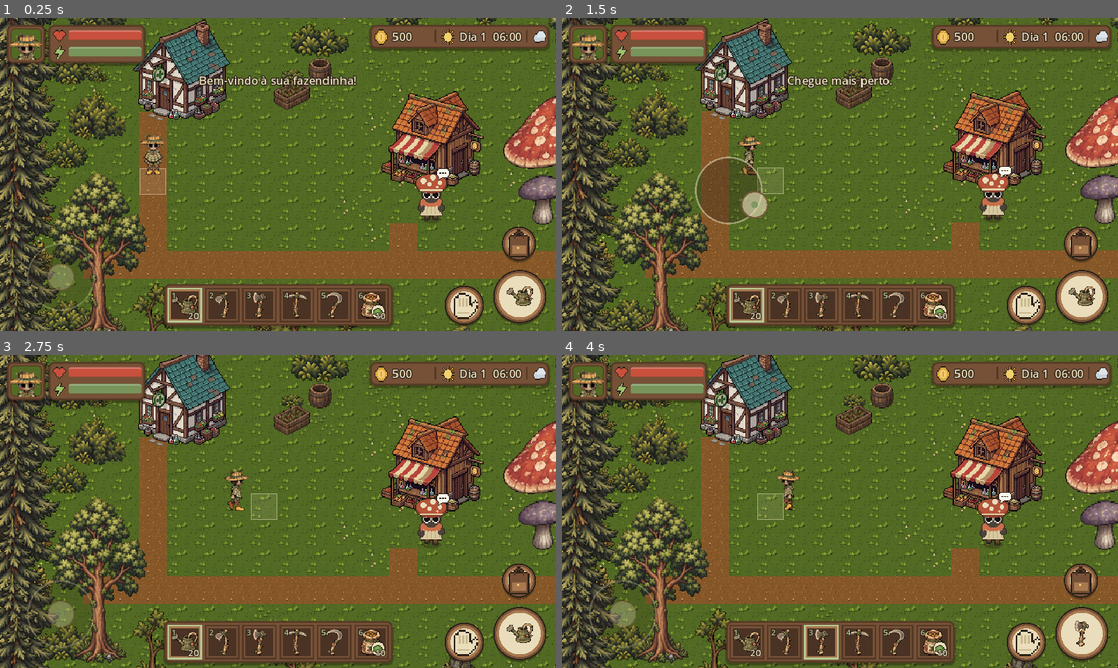
Above: before the commit, frames 1-4 (two rows, left to right).
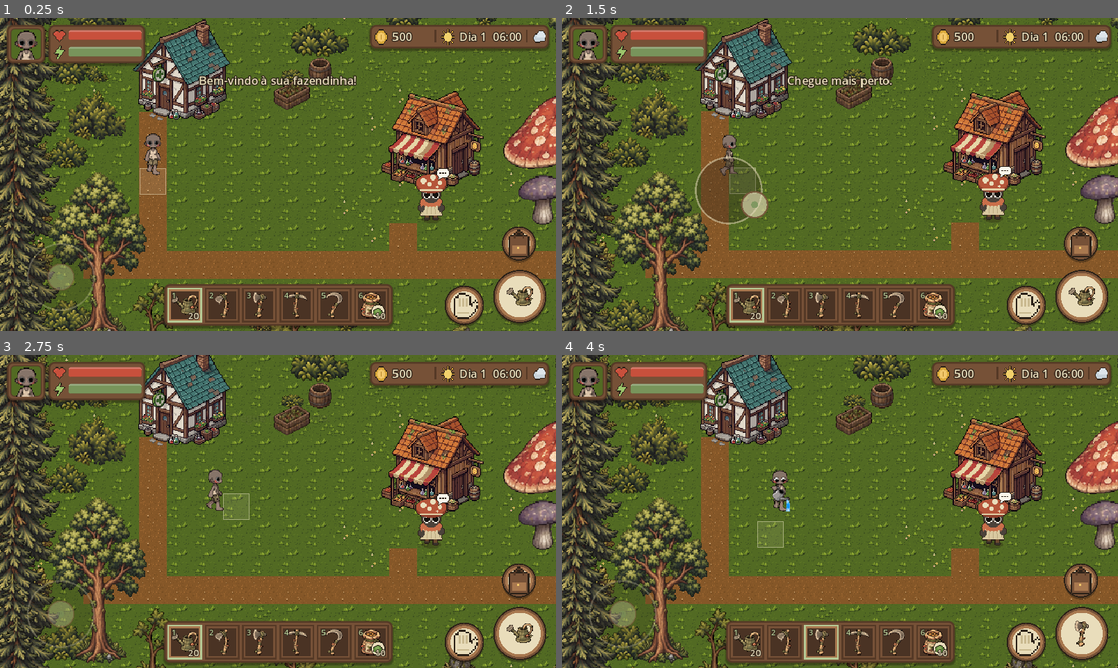
Above: after the commit, the same moments.

Repository: kyoubuerickfreitas-ux/fazendinha-fantastica
Game: Godot game, scene res://scenes/main.tscn
Same seed, same stepped clock (60 frames per second), same inputs: the game is played once before the commit and once after it.
Inputs (mouse positions are in pixels of both pictures, inside the frame that each line leads up to):
- Up to frame 1 (0.25 s): no input
- Up to frame 2 (1.5 s): tap Enter at 0.5 s; move the mouse to (962, 158) at 0.52 s; hold D (move_right) 0.53-1.25 s; hold Space (use_tool) 0.53-1.25 s; click (962, 158) at 0.67 s; drag from (728, 190) to (812, 237) at 1.27 s
- Up to frame 3 (2.75 s): move the mouse to (333, 442) at 2.02 s; hold D (move_right) from 2.03 s (still down); hold Space (use_tool) from 2.03 s (still down); tap 1 (slot_1) at 2.1 s
- Up to frame 4 (4 s): release D (move_right) at 2.75 s; release Space (use_tool) at 2.75 s; drag from (812, 574) to (673, 464) at 2.77 s; move the mouse to (1006, 558) at 3.52 s; hold A (move_left) from 3.53 s (still down); hold Space (use_tool) from 3.53 s (still down); tap 3 (slot_3) at 3.6 s

The runs differ from the first frame. In frame 1, 0.6% of the frame differs, in the area x 1-30%, y 4-51%; in frame 2, 0.8%; in frame 3, 0.9%, in the area x 1-50%, y 4-53%; in frame 4, 0.8%.

Commit message:
Corpo base vira o jogador, com animações de ferramenta de frente
- player.png = corpo base; fazendeiro guardado em player_farmer.png
- player_actions.png: machado, enxada, picareta, regador e foice (9 quadros, de frente)
- A ação acontece no quadro do impacto; outras direções usam o golpe simples
  até chegarem as animações delas
- Teste espera as animações e captura um golpe

Co-Authored-By: Claude Opus 5.5 <noreply@anthropic.com>
Claude-Session: https://claude.ai/code/session_01K8smMkd41S9KsmfWVPtWCG

Diff:
--- a/scripts/player/player.gd
+++ b/scripts/player/player.gd
@@ -5,6 +5,20 @@
 ## Coluna 0 = parado, colunas 1..8 = caminhada (gerada por tools/import_protagonist.py).
 
 const SHEET := preload("res://assets/sprites/player.png")
+const ACTIONS := preload("res://assets/sprites/player_actions.png")
+## Animações de ferramenta (player_actions.png): linha = ferramenta * 4 + direção.
+## impact = quadro em que a ação acontece de verdade (árvore treme, terra é arada...).
+const ACTION_ANIMS := {
+	"axe": {"tool": 0, "impact": 5},
+	"hoe": {"tool": 1, "impact": 5},
+	"pickaxe": {"tool": 2, "impact": 5},
+	"watering_can": {"tool": 3, "impact": 4},
+	"scythe": {"tool": 4, "impact": 4},
+}
+const ACTION_FPS := 16.0
+const ACTION_FRAMES := 9
+## Direções que já têm animação desenhada, por ferramenta (as outras usam o golpe simples)
+static var _has_dir := {}
 const SPEED := 85.0
 const REACH := 20.0
 const AUTO_REACH := 52.0    # alcance da mira automática (~1,6 célula)
@@ -23,6 +37,7 @@
 var _anim_t := 0.0
 var _busy := 0.0
 var _sprite: Sprite2D
+var _action := {}   # animação de ferramenta em andamento
 
 
 func _ready() -> void:
@@ -49,8 +64,10 @@
 		v = key
 	if v.length() > 1.0:
 		v = v.normalized()
-	if Game.ui_lock > 0 or _busy > 0.0:
+	if Game.ui_lock > 0 or _busy > 0.0 or not _action.is_empty():
 		v = Vector2.ZERO
+	if not _action.is_empty():
+		_step_action(delta)
 	if fishing and fishing.is_active():
 		if fishing.blocks_movement():
 			v = Vector2.ZERO
@@ -61,7 +78,9 @@
 	velocity = v * SPEED
 	move_and_slide()
 
-	if v.length() > 0.15:
+	if not _action.is_empty():
+		pass
+	elif v.length() > 0.15:
 		facing = v.normalized()
 		if abs(v.x) > abs(v.y) * 1.1:
 			_dir = Dir.RIGHT if v.x > 0 else Dir.LEFT
@@ -142,7 +161,7 @@
 		else:
 			fishing.cancel("Você recolheu a linha.")
 		return
-	if _busy > 0.0:
+	if _busy > 0.0 or not _action.is_empty():
 		return
 	# isca na mão: coloca na vara
 	if ItemDB.get_item(id).get("type", "") == "bait":
@@ -156,8 +175,14 @@
 		_report(fishing.on_use(c))
 		return
 	_face(world.target_anchor(c))
+	if _start_action(id, c):
+		return
 	_busy = ACTION_TIME
 	_play_action_anim()
+	_apply_tool(id, c)
+
+
+func _apply_tool(id: String, c: Vector2i) -> void:
 	var msg: String
 	if id != "" and not world.would_act(id, c) and world.can_interact_cell(c):
 		msg = world.interact_cell(c)   # ex.: tocar numa colheita pronta com o machado na mão
@@ -165,6 +190,47 @@
 		msg = world.use_item(id, c)
 	if msg != "":
 		Game.toast.emit(msg)
+
+
+# ------------------------------------------------------------------ animações de ferramenta
+func _anim_available(id: String) -> bool:
+	if not ACTION_ANIMS.has(id):
+		return false
+	var key := "%s/%d" % [id, _dir]
+	if not _has_dir.has(key):
+		var row: int = ACTION_ANIMS[id]["tool"] * 4 + _dir
+		var img := ACTIONS.get_image()
+		_has_dir[key] = not img.get_region(Rect2i(0, row * 64, 64 * ACTION_FRAMES, 64)).is_invisible()
+	return _has_dir[key]
+
+
+func _start_action(id: String, c: Vector2i) -> bool:
+	if not _anim_available(id):
+		return false
+	_action = {"id": id, "cell": c, "t": 0.0, "done": false}
+	_sprite.texture = ACTIONS
+	_sprite.hframes = ACTION_FRAMES
+	_sprite.vframes = ACTIONS.get_height() / 64
+	_sprite.frame = (ACTION_ANIMS[id]["tool"] * 4 + _dir) * ACTION_FRAMES
+	return true
+
+
+func _step_action(delta: float) -> void:
+	var a := _action
+	a["t"] += delta * ACTION_FPS
+	var f := int(a["t"])
+	var def: Dictionary = ACTION_ANIMS[a["id"]]
+	if not a["done"] and f >= int(def["impact"]):
+		a["done"] = true
+		_apply_tool(a["id"], a["cell"])
+	if f >= ACTION_FRAMES:
+		_action = {}
+		_sprite.texture = SHEET
+		_sprite.hframes = COLS
+		_sprite.vframes = 4
+		_sprite.frame = _dir * COLS
+		return
+	_sprite.frame = (int(def["tool"]) * 4 + _dir) * ACTION_FRAMES + f
 
 
 func _report(msg: String) -> void:
--- a/scripts/ui/hud.gd
+++ b/scripts/ui/hud.gd
@@ -103,7 +103,7 @@
 	var face := TextureRect.new()
 	var at := AtlasTexture.new()
 	at.atlas = PLAYER_SHEET
-	at.region = Rect2(18, 7, 28, 28)
+	at.region = Rect2(18, 9, 28, 28)
 	face.texture = at
 	face.custom_minimum_size = Vector2(36, 36)
 	face.stretch_mode = TextureRect.STRETCH_KEEP_ASPECT_CENTERED
--- a/tests/smoke_test.gd
+++ b/tests/smoke_test.gd
@@ -17,6 +17,14 @@
 	var img := root.get_viewport().get_texture().get_image()
 	img.save_png(out.path_join(name + ".png"))
 	print("captura: ", name)
+
+
+## Usa a ferramenta e espera a animação terminar.
+func _use(p) -> void:
+	p._busy = 0
+	p.use_tool()
+	while not p._action.is_empty():
+		await process_frame
 
 
 func _wait(sec: float) -> void:
@@ -45,9 +53,9 @@
 		var prop = w.props.get(c)
 		if prop:
 			prop.queue_free(); w.props.erase(c)
-		game.select_slot(1); p._busy = 0; p.use_tool()
-		game.select_slot(5); p._busy = 0; p.use_tool()
-		game.select_slot(0); p._busy = 0; p.use_tool()
+		game.select_slot(1); await _use(p)
+		game.select_slot(5); await _use(p)
+		game.select_slot(0); await _use(p)
 		if i == 1:
 			await _wait(0.15)
 			await _shot("02b_efeito")
@@ -57,6 +65,22 @@
 		await _wait(0.05)
 		game.joystick_vector = Vector2.ZERO
 		await _wait(0.1)
+	# animação de ferramenta (de frente): captura no meio do golpe
+	var back: Vector2 = p.position
+	p.position = w.player_start + Vector2(64, 40)
+	main.camera.reset_smoothing()
+	await _wait(0.1)
+	p.facing = Vector2.DOWN
+	p._dir = Player.Dir.DOWN
+	game.select_slot(2)
+	p._busy = 0
+	p.use_tool()
+	await _wait(0.33)
+	await _shot("02c_golpe")
+	while not p._action.is_empty():
+		await process_frame
+	p.position = back
+	main.camera.reset_smoothing()
 	await _shot("02_plantando")
 	# avança dias regando tudo
 	for d in 3:
@@ -103,8 +127,7 @@
 	p.facing = Vector2.RIGHT
 	game.select_slot(3)   # picareta
 	var hp0: int = rock.hp
-	p._busy = 0
-	p.use_tool()
+	await _use(p)
 	print("mira automática na pedra: hp ", hp0, " -> ", rock.hp)
 	assert(rock.hp == hp0 - 1, "a mira automática deveria acertar a pedra")
 
@@ -122,6 +145,8 @@
 	var hp1: int = tree.hp
 	var screen: Vector2 = main.get_viewport().get_canvas_transform() * (tree.position + Vector2(0, -40))
 	main._on_world_tap(screen)
+	while not p._action.is_empty():
+		await process_frame
 	print("toque na árvore: hp ", hp1, " -> ", tree.hp)
 	assert(tree.hp == hp1 - 1, "tocar na árvore deveria usar o machado nela")
 	await _wait(0.1)
@@ -141,7 +166,7 @@
 	main.camera.reset_smoothing()
 	game.inventory[0] = {"id": "bait_cricket", "qty": 3}
 	game.inventory[1] = {"id": "fishing_rod", "qty": 1}
-	game.select_slot(0); p._busy = 0; p.use_tool()
+	game.select_slot(0); await _use(p)
 	assert(game.equipped_bait == "bait_cricket", "a isca deveria ir para a vara")
 	game.select_slot(1); p._busy = 0
 	print("alvo da vara: ", p.target_cell(), " água: ", water_cell)
Binary file added: assets/source/base_body/Hoe/south.gif
Binary file added: assets/source/base_body/Hoe/south/0.png
Binary file added: assets/source/base_body/Hoe/south/1.png
Binary file added: assets/source/base_body/Hoe/south/2.png
Binary file added: assets/source/base_body/Hoe/south/3.png
Binary file added: assets/source/base_body/Hoe/south/4.png
Binary file added: assets/source/base_body/Hoe/south/5.png
Binary file added: assets/source/base_body/Hoe/south/6.png
Binary file added: assets/source/base_body/Hoe/south/7.png
Binary file added: assets/source/base_body/Hoe/south/8.png
Binary file added: assets/source/base_body/Pickaxe/south.gif
Binary file added: assets/source/base_body/Pickaxe/south/0.png
(and 35 more such lines)
